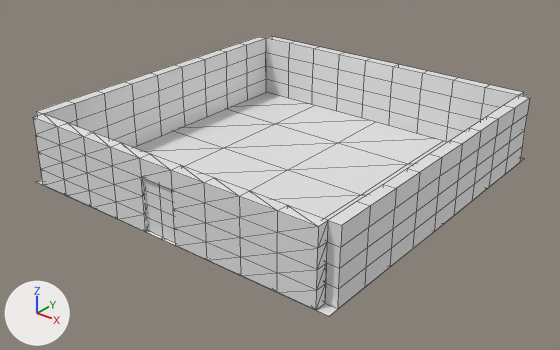
The FBX model Josh/fbx/EndRoom.FBX: old version first, new version second.
Before and after are seen from a 50 mm lens placed at (4.54, -5.81, 3.51), pointed at (0.04, -0.18, 0.02). Arrows for +X, +Y and +Z are at lower left; the lights stay in place. Mesh edges are drawn as thin lines. Materials are left out; every surface is plain grey. Where no turn or scale is listed for an object, it has been applied to the vertices.
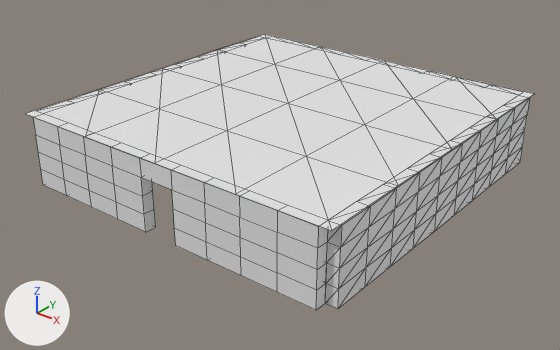
Where the newer file only moved an object's origin or applied its transform, the numbers keep the older frame.

What differs and where, as boxes [x1, y1, x2, y2] in the pictures (560 x 350 px):
'Plane001', moved
    before: [36, 92, 525, 316]
    after: [26, 34, 534, 231]
'Box008', reshaped
    before: [33, 114, 328, 310]
    after: [33, 117, 328, 310]
'Box007', deleted
    before: [144, 179, 163, 237]
'Box005', deleted
    before: [159, 185, 175, 242]
'Box009', unchanged, covered by the edit
    before: [266, 36, 523, 142]
'Box011', unchanged, covered by the edit
    before: [36, 37, 266, 147]

The change, as a diff of the scene's bpy script:
```diff
--- a/Josh/fbx/EndRoom.FBX.py
+++ b/Josh/fbx/EndRoom.FBX.py
@@ me_mesh_003 @@
 # used by ob_box008; location = (0.0, -1.766, 0.0)
-me_mesh_003.from_pydata(...)  # 100 vertices, 196 faces; spans x -1.71..1.71, y -0.06..0.06, z 0.0..0.73
+me_mesh_003.from_pydata(...)  # 100 vertices, 98 faces; spans x -1.71..1.71, y -0.06..0.06, z 0.0..0.73
+# me_mesh_003 part 1
+# 196 faces are deleted
+# 98 new faces join them
@@ ob_box007 @@
-ob_box007 = bpy.data.objects.new('Box007', me_mesh_002)
-ob_box007.location = (-0.092, -1.793, 0.271)
@@ ob_plane001 @@
 ob_plane001 = bpy.data.objects.new('Plane001', me_mesh)
-ob_plane001.location = (0.0, 0.0, 0.0)
+ob_plane001.location = (0.0, 0.0, 0.739)
 ob_plane001.scale = (0.0458, 0.0458, 0.0409)
@@ ob_box005 @@
-ob_box005 = bpy.data.objects.new('Box005', me_mesh_001)
-ob_box005.location = (0.115, -1.793, 0.271)
```
